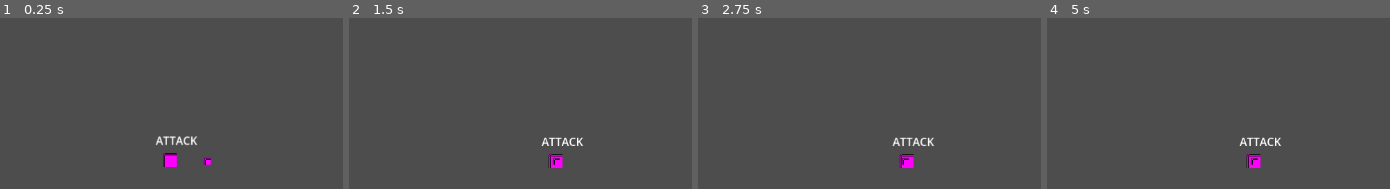
Above: before the commit, frames 1-4 (left to right).
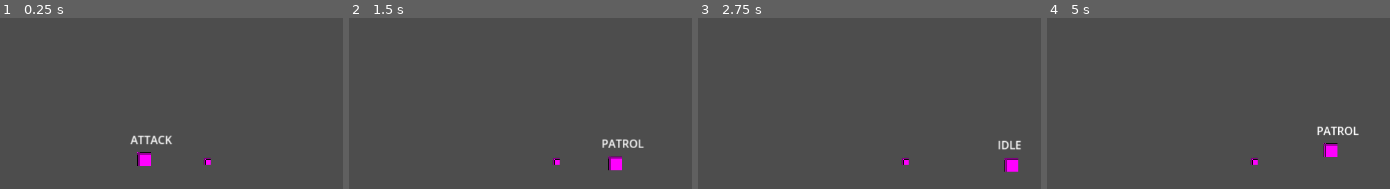
Above: after the commit, the same moments.

Repository: Pkb-Codes/zekome
Game: Godot game, scene res://scenes/dev_Bhavishya.tscn
Same seed, same stepped clock (60 frames per second), same inputs: the game is played once before the commit and once after it.
Inputs:
- Up to frame 1 (0.25 s): no input
- Up to frame 2 (1.5 s): no input
- Up to frame 3 (2.75 s): no input
- Up to frame 4 (5 s): no input

The runs differ from the first frame. In frame 1, 1.3% of the frame differs, in the area x 37-58%, y 68-88%; in frame 2, 1.4%, in the area x 55-87%, y 69-90%; in frame 3, 1.2%; in frame 4, 1.4%.

Commit message:
Wolf v1
Wolf Version 1 ready to merge

Diff:
--- a/Prefabs/wall.tscn
+++ /dev/null
@@ -1,17 +0,0 @@
-[gd_scene format=3 uid="uid://t7j8dqu3c5o5"]
-
-[sub_resource type="RectangleShape2D" id="RectangleShape2D_0wbvn"]
-
-[sub_resource type="PlaceholderTexture2D" id="PlaceholderTexture2D_x7ijt"]
-
-[node name="Wall" type="RigidBody2D" unique_id=1047535534]
-gravity_scale = 0.0
-lock_rotation = true
-
-[node name="CollisionShape2D" type="CollisionShape2D" parent="." unique_id=1191204215]
-scale = Vector2(1, 10)
-shape = SubResource("RectangleShape2D_0wbvn")
-
-[node name="Sprite2D" type="Sprite2D" parent="." unique_id=1287911291]
-scale = Vector2(20, 200)
-texture = SubResource("PlaceholderTexture2D_x7ijt")
--- /dev/null
+++ b/scenes/Wolf.tscn
@@ -0,0 +1,41 @@
+[gd_scene format=3 uid="uid://dqe2g58xr7fek"]
+
+[ext_resource type="Script" uid="uid://dv8rrlbqud5jf" path="res://scripts/state.gd" id="1_jsxd1"]
+
+[sub_resource type="PlaceholderTexture2D" id="PlaceholderTexture2D_wvoo0"]
+size = Vector2(20, 20)
+
+[sub_resource type="CapsuleShape2D" id="CapsuleShape2D_77ind"]
+
+[sub_resource type="CircleShape2D" id="CircleShape2D_73j1g"]
+
+[node name="Wolf" type="Node2D" unique_id=1646330700]
+
+[node name="wolf" type="CharacterBody2D" parent="." unique_id=534107131]
+collision_layer = 2
+script = ExtResource("1_jsxd1")
+
+[node name="Sprite2D" type="Sprite2D" parent="wolf" unique_id=732764765]
+texture = SubResource("PlaceholderTexture2D_wvoo0")
+
+[node name="debug" type="Label" parent="wolf" unique_id=1312733849]
+offset_left = -20.0
+offset_top = -40.0
+offset_right = 15.0
+offset_bottom = -17.0
+text = "IDLE"
+horizontal_alignment = 1
+metadata/_edit_use_anchors_ = true
+
+[node name="CollisionShape2D" type="CollisionShape2D" parent="wolf" unique_id=1853251869]
+shape = SubResource("CapsuleShape2D_77ind")
+
+[node name="playerDetection" type="Area2D" parent="wolf" unique_id=1991507557]
+collision_mask = 5
+
+[node name="CollisionShape2D" type="CollisionShape2D" parent="wolf/playerDetection" unique_id=1622894038]
+scale = Vector2(10, 10)
+shape = SubResource("CircleShape2D_73j1g")
+
+[connection signal="body_entered" from="wolf/playerDetection" to="wolf" method="_on_area_2d_body_entered"]
+[connection signal="body_exited" from="wolf/playerDetection" to="wolf" method="_on_area_2d_body_exited"]
--- a/scenes/dev_Bhavishya.tscn
+++ b/scenes/dev_Bhavishya.tscn
@@ -35,10 +35,10 @@
 [node name="CollisionShape2D" type="CollisionShape2D" parent="wolf" unique_id=771316341]
 shape = SubResource("CapsuleShape2D_mlt7u")
 
-[node name="Area2D" type="Area2D" parent="wolf" unique_id=1822363687]
+[node name="playerDetection" type="Area2D" parent="wolf" unique_id=1822363687]
 collision_mask = 5
 
-[node name="CollisionShape2D" type="CollisionShape2D" parent="wolf/Area2D" unique_id=1109869516]
+[node name="CollisionShape2D" type="CollisionShape2D" parent="wolf/playerDetection" unique_id=1109869516]
 scale = Vector2(10, 10)
 shape = SubResource("CircleShape2D_v25rj")
 
@@ -54,5 +54,5 @@
 
 [node name="Camera2D" type="Camera2D" parent="." unique_id=101100912]
 
-[connection signal="body_entered" from="wolf/Area2D" to="wolf" method="_on_area_2d_body_entered"]
-[connection signal="body_exited" from="wolf/Area2D" to="wolf" method="_on_area_2d_body_exited"]
+[connection signal="body_entered" from="wolf/playerDetection" to="wolf" method="_on_area_2d_body_entered"]
+[connection signal="body_exited" from="wolf/playerDetection" to="wolf" method="_on_area_2d_body_exited"]
--- a/scripts/state.gd
+++ b/scripts/state.gd
@@ -14,13 +14,23 @@
 var start_position: Vector2
 var patrol_target: Vector2
 
+var dash_direction: Vector2 = Vector2.ZERO
+var dash_timer = 0.0
+var dash_duration = 0.3
+var windup_time = 1
+var is_winding_up = true
+
+var attack_cooldown = 1.5
+var cooldown_timer = 0.0
 
 func _ready():
 	start_position = global_position
 	choose_new_patrol_point()
 
+func _physics_process(delta):
 
-func _physics_process(delta):
+	if cooldown_timer > 0:
+		cooldown_timer -= delta
 
 	match state:
 		State.IDLE:
@@ -30,23 +40,22 @@
 			patrol_state()
 
 		State.ATTACK:
-			attack_state()
+			attack_state(delta)
+
 	debug.text = State.keys()[state]
 	move_and_slide()
-
 
 func idle_state():
 
 	velocity = Vector2.ZERO
 
-	if player_detected:
+	if player_detected and cooldown_timer <= 0:
 		state = State.ATTACK
 		return
 
 	if randf() < 0.01:
 		choose_new_patrol_point()
 		state = State.PATROL
-
 
 func patrol_state():
 
@@ -56,23 +65,55 @@
 	if global_position.distance_to(patrol_target) < 10:
 		state = State.IDLE
 
-	if player_detected:
+	if player_detected and cooldown_timer <= 0:
 		state = State.ATTACK
 
-#COLLISION SETUP : 1-World 2-Player 3-Enemy
-func attack_state():
+func attack_state(delta):
 
 	if player == null:
 		state = State.IDLE
 		return
 
-	var direction = (player.global_position - global_position).normalized()
-	velocity = direction * speed * 1.4
+	if is_winding_up:
 
-	if not player_detected:
+		velocity = Vector2.ZERO
+		windup_time -= delta
+
+		if windup_time <= 0:
+			is_winding_up = false
+			dash_timer = dash_duration
+			dash_direction = (player.global_position - global_position).normalized()
+
+		return
+
+	if dash_timer > 0:
+
+		velocity = dash_direction * speed * 4
+		dash_timer -= delta
+
+	else:
+		reset_attack()
+
+func reset_attack():
+
+	is_winding_up = true
+	windup_time = 1
+	dash_timer = 0
+
+	cooldown_timer = attack_cooldown
+
+	reposition()
+	state = State.PATROL
+
+func reposition():
+
+	if player == null:
 		choose_new_patrol_point()
-		state = State.PATROL
+		return
 
+	var away_direction = (global_position - player.global_position).normalized()
+
+	patrol_target = global_position + away_direction * patrol_radius * 0.5
 
 func choose_new_patrol_point():
 
@@ -90,4 +131,4 @@
 
 func _on_area_2d_body_exited(body: Node2D) -> void:
 	if body == player:
-				player_detected = false
+		player_detected = false
